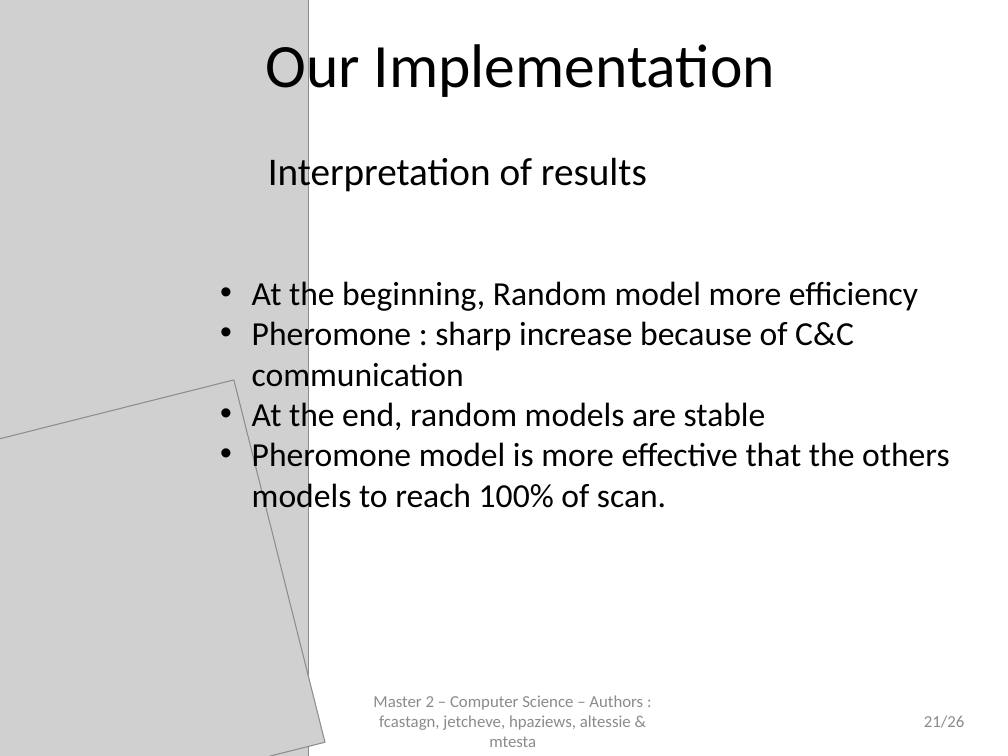
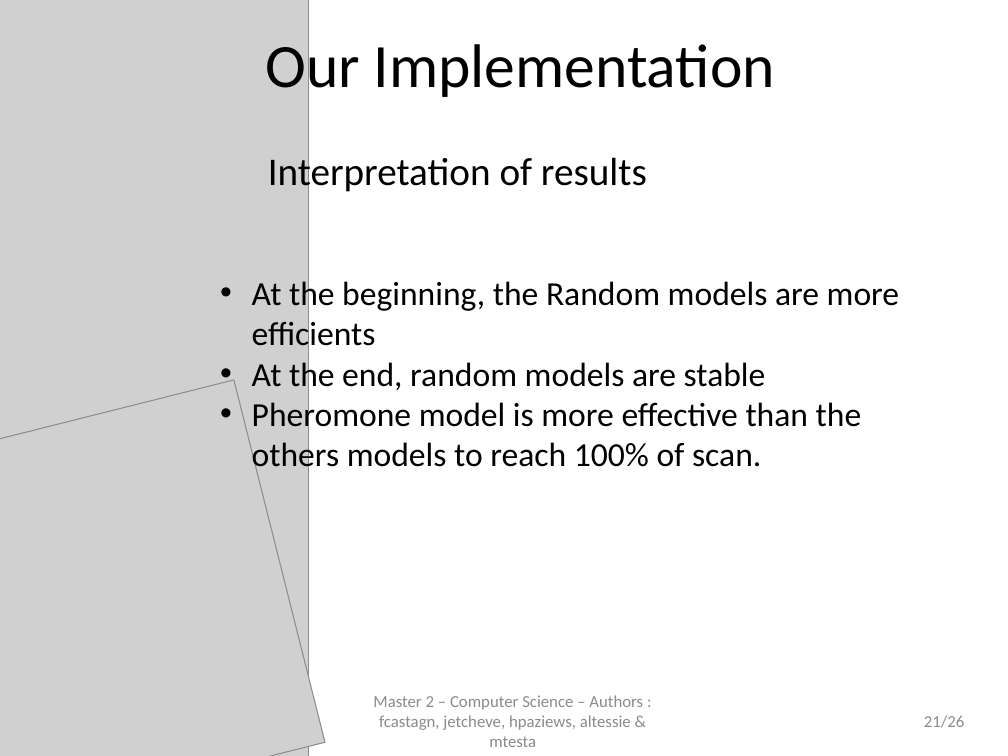
Before and after one commit to jetcheve/M2_PER_MMUAVGRA, a slide deck: slide 21 of ressources/presentation/PresentationPER_Desbarats_V3.pptx. Drawn at 1008x756 pixels with LibreOffice and Linux fonts; fonts in the diff are those of the drawing; grey boxes stand for pictures; background and template pictures are left out. Boxes give left, top, right and bottom in pixels: in the first picture for what was removed or moved away, otherwise in the second. Text is boxed around its words. In the diff, an @@ line names an element or a change of style, - is before the commit and + after.

```diff
--- a/ressources/presentation/PresentationPER_Desbarats_V3.pptx
+++ b/ressources/presentation/PresentationPER_Desbarats_V3.pptx
@@ text at [252, 277, 900, 354]: text changed @@
-• At the beginning, Random model more efficiency
-• Pheromone : sharp increase because of C&C communication
+• At the beginning, the Random models are more efficients
@@ text at [252, 398, 862, 475]: text changed @@
-• Pheromone model is more effective that the others models to reach 100% of scan.
+• Pheromone model is more effective than the others models to reach 100% of scan.
```
Also in this commit, not shown: 17 other slides changed.
